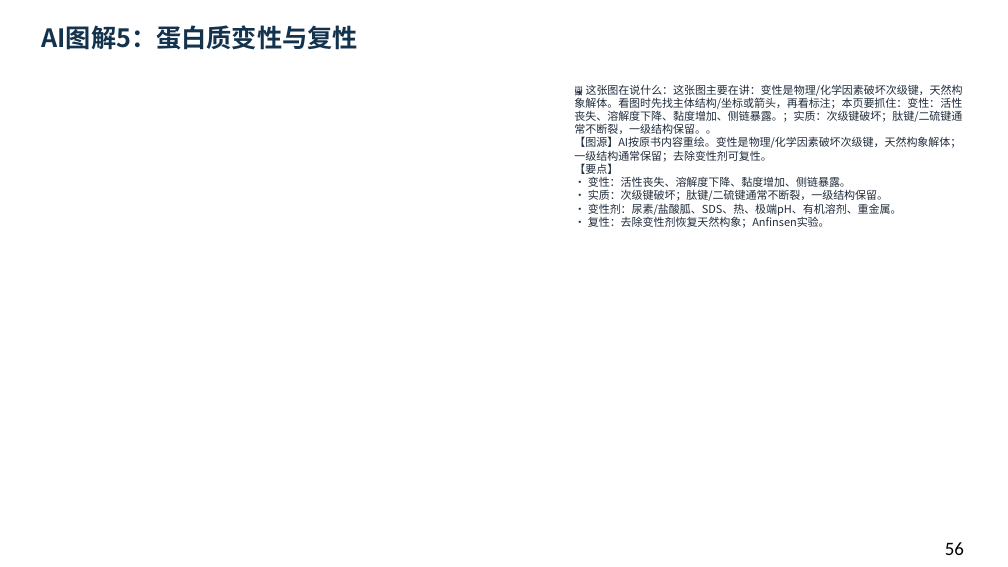
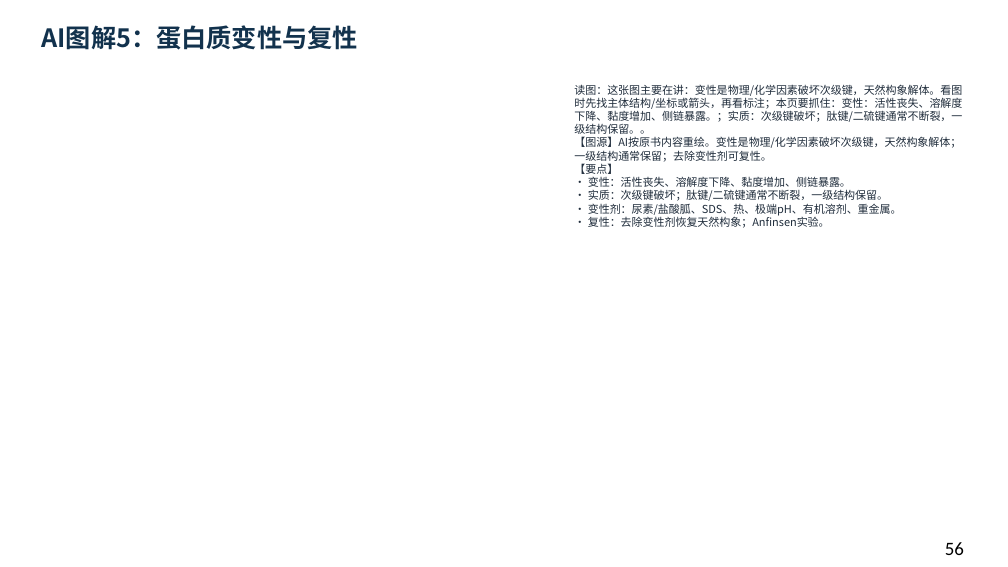
Before and after one commit to newkan-li/Biochemistry, a slide deck: slide 56 of downloads/bc03-ai-style.pptx. Drawn at 1008x567 pixels with LibreOffice and Linux fonts; fonts in the diff are those of the drawing. Boxes give left, top, right and bottom in pixels: in the first picture for what was removed or moved away, otherwise in the second. Text is boxed around its words. In the diff, an @@ line names an element or a change of style, - is before the commit and + after.

```diff
--- a/downloads/bc03-ai-style.pptx
+++ b/downloads/bc03-ai-style.pptx
@@ text at [574, 84, 962, 228]: text changed @@
-🖼 这张图在说什么：这张图主要在讲：变性是物理/化学因素破坏次级键，天然构象解体。看图时先找主体结构/坐标或箭头，再看标注；本页要抓住：变性：活性丧失、溶解度下降、黏度增加、侧链暴露。；实质：次级键破坏；肽键/二硫键通常不断裂，一级结构保留。。
-【图源】AI按原书内容重绘。变性是物理/化学因素破坏次级键，天然构象解体；一级结构通常保留；去除变性剂可复性。
-【要点】
-• 变性：活性丧失、溶解度下降、黏度增加、侧链暴露。
-• 实质：次级键破坏；肽键/二硫键通常不断裂，一级结构保留。
-• 变性剂：尿素/盐酸胍、SDS、热、极端pH、有机溶剂、重金属。
-• 复性：去除变性剂恢复天然构象；Anfinsen实验。
+读图：这张图主要在讲：变性是物理/化学因素破坏次级键，天然构象解体。看图时先找主体结构/坐标或箭头，再看标注；本页要抓住：变性：活性丧失、溶解度下降、黏度增加、侧链暴露。；实质：次级键破坏；肽键/二硫键通常不断裂，一级结构保留。。
+【图源】AI按原书内容重绘。变性是物理/化学因素破坏次级键，天然构象解体；一级结构通常保留；去除变性剂可复性。
+【要点】
+• 变性：活性丧失、溶解度下降、黏度增加、侧链暴露。
+• 实质：次级键破坏；肽键/二硫键通常不断裂，一级结构保留。
+• 变性剂：尿素/盐酸胍、SDS、热、极端pH、有机溶剂、重金属。
+• 复性：去除变性剂恢复天然构象；Anfinsen实验。
```
Also in this commit, not shown: 87 other slides changed, 3 other files.
